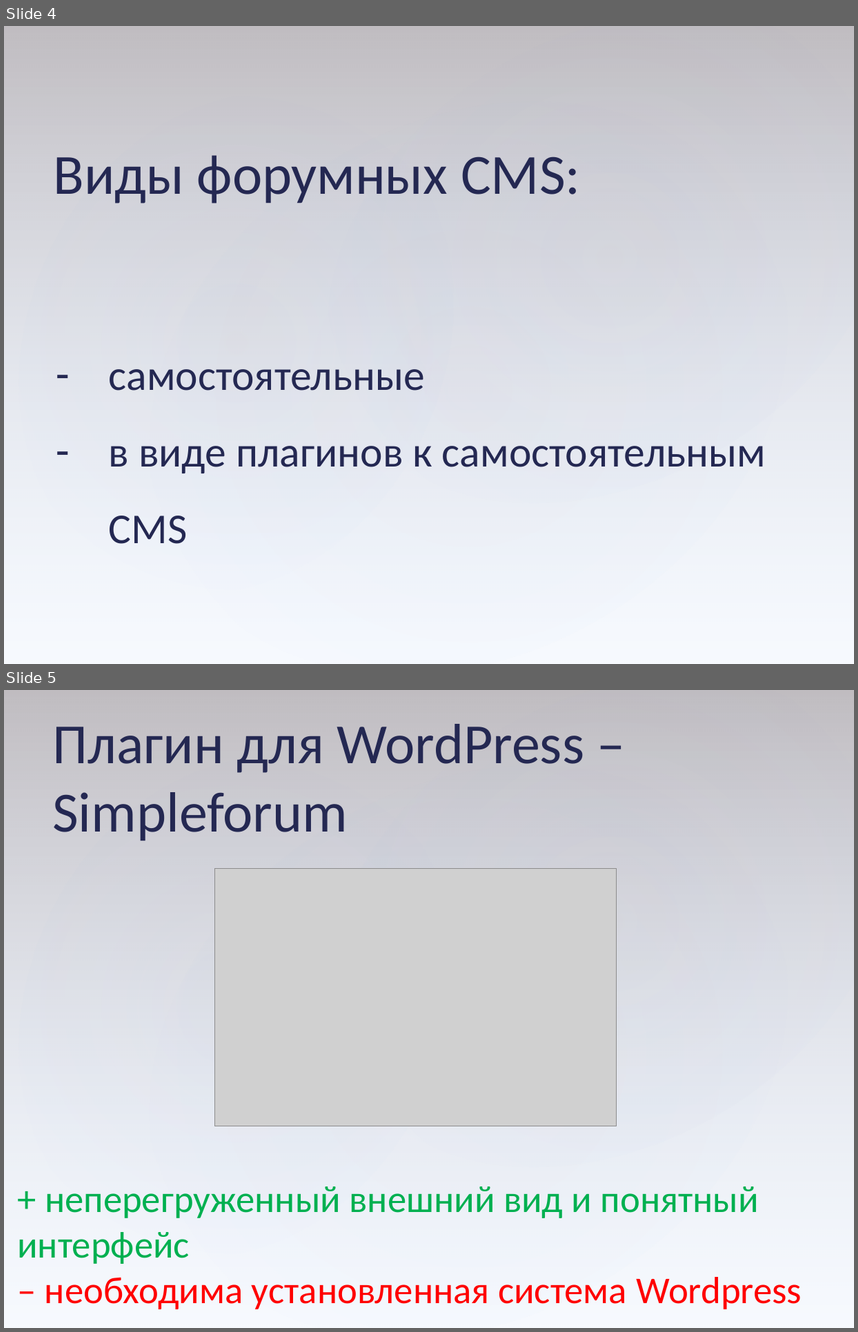
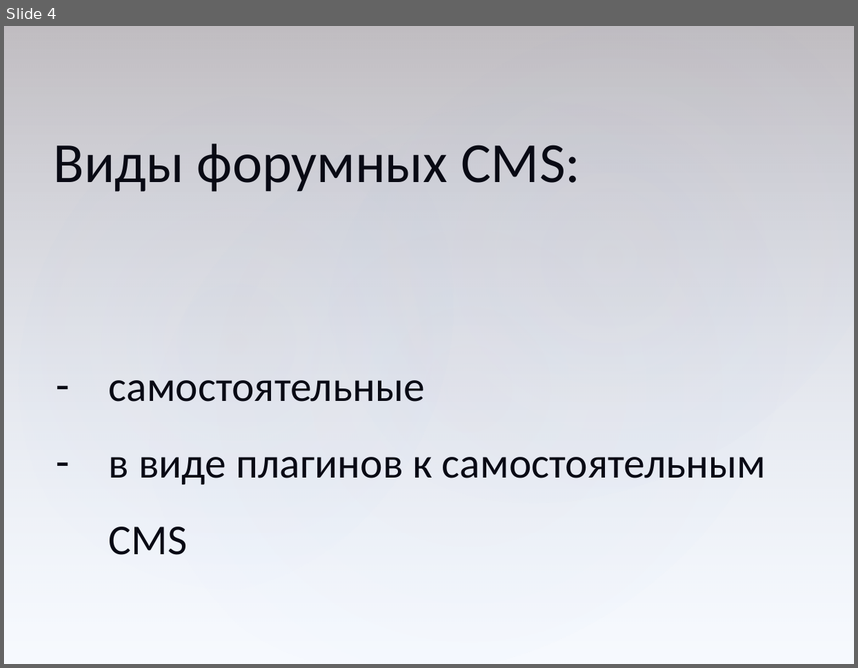
Before and after one commit to serpikovs/in40, a slide deck: !docs/common.pptx. Shown one above the other, each under a label of ours: slides 4 and 5 before the commit, slide 4 after it. The pictures are 858x1332 and 858x668 pixels, drawn with LibreOffice and Linux fonts; fonts in the diff are those of the drawing; grey boxes stand for pictures. Boxes give left, top, right and bottom in pixels: in the first picture for what was removed or moved away, otherwise in the second. Text is boxed around its words. In the diff, an @@ line names an element or a change of style, - is before the commit and + after.

```diff
--- a/!docs/common.pptx
+++ b/!docs/common.pptx
@@ slide 5 removed at <box>4,690,854,1328</box>, background #FFFFFF; not listed: 4 template elements that a slide beside it also shows @@
@@ text removed at <box>52,724,584,840</box> @@
-Плагин для WordPress – Simpleforum
@@ picture removed at <box>215,869,617,1126</box> @@
@@ text removed at <box>17,1186,802,1309</box> @@
-+ неперегруженный внешний вид и понятный интерфейс
-– необходима установленная система Wordpress
@@ slide 4 changed as well @@
@@ text "Виды форумных CMS:": place and size @@
-text "Виды форумных CMS:" at <box>54,155,581,203</box>
+text "Виды форумных CMS:" at <box>54,143,581,192</box>
@@ text "Виды форумных CMS:" at <box>54,143,581,192</box>: text colour #242852 to #090A14 @@
@@ text "самостоятельные" at <box>109,380,766,555</box>: text colour #242852 to #090A14 @@
@@ text "самостоятельные": place and size @@
-text "самостоятельные" at <box>109,369,766,544</box>
+text "самостоятельные" at <box>109,380,766,555</box>
```
Also in this commit, not shown: 27 other slides changed, 6 other slides removed.
